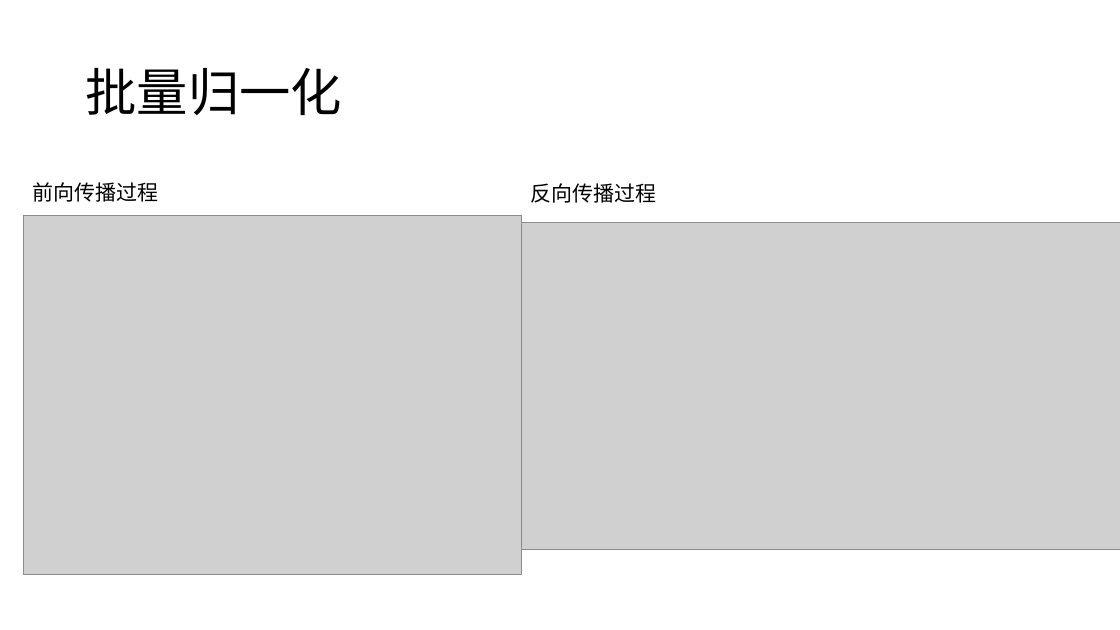
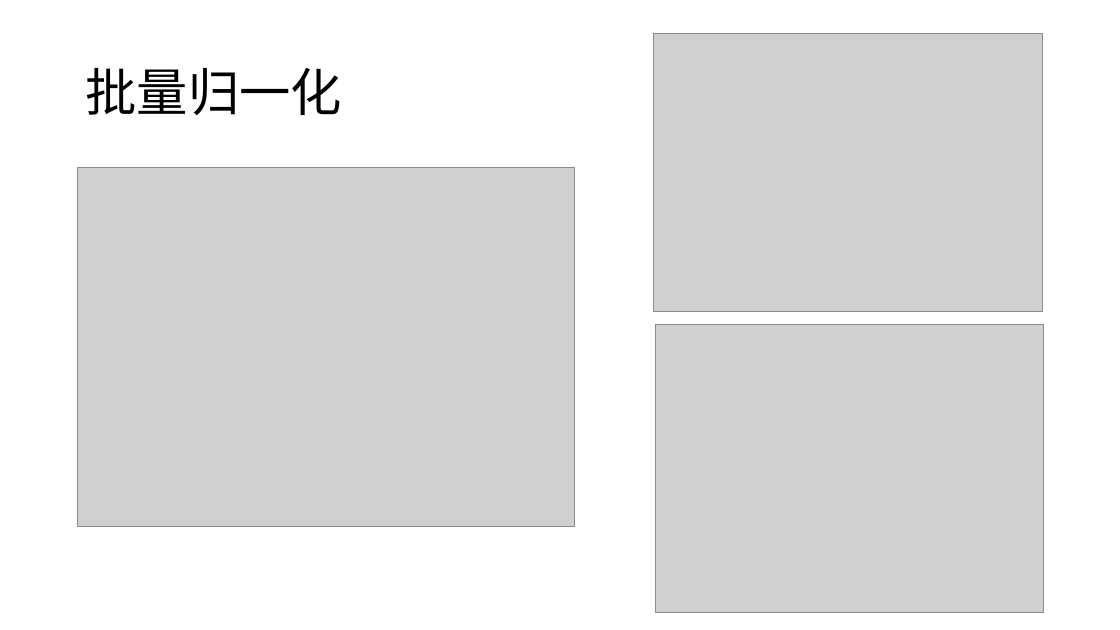
Before and after one commit to foamliu/Learning-DL, a slide deck: slide 9 of cnn/ResNet.pptx. Drawn at 1120x630 pixels with LibreOffice and Linux fonts; fonts in the diff are those of the drawing; grey boxes stand for pictures. Boxes give left, top, right and bottom in pixels: in the first picture for what was removed or moved away, otherwise in the second. Text is boxed around its words. In the diff, an @@ line names an element or a change of style, - is before the commit and + after.

Commit message:
update decks

```diff
--- a/cnn/ResNet.pptx
+++ b/cnn/ResNet.pptx
@@ picture added at (654, 34, 1044, 312) @@
@@ picture: place and size @@
-picture at (24, 216, 522, 575)
+picture at (77, 168, 576, 527)
@@ text removed at (32, 182, 158, 202) @@
-前向传播过程
@@ text removed at (530, 183, 656, 203) @@
-反向传播过程
@@ picture removed at (522, 223, 1120, 550) @@
@@ picture added at (655, 324, 1043, 613) @@
```
Also in this commit, not shown: 2 other slides changed, 1 other file.
